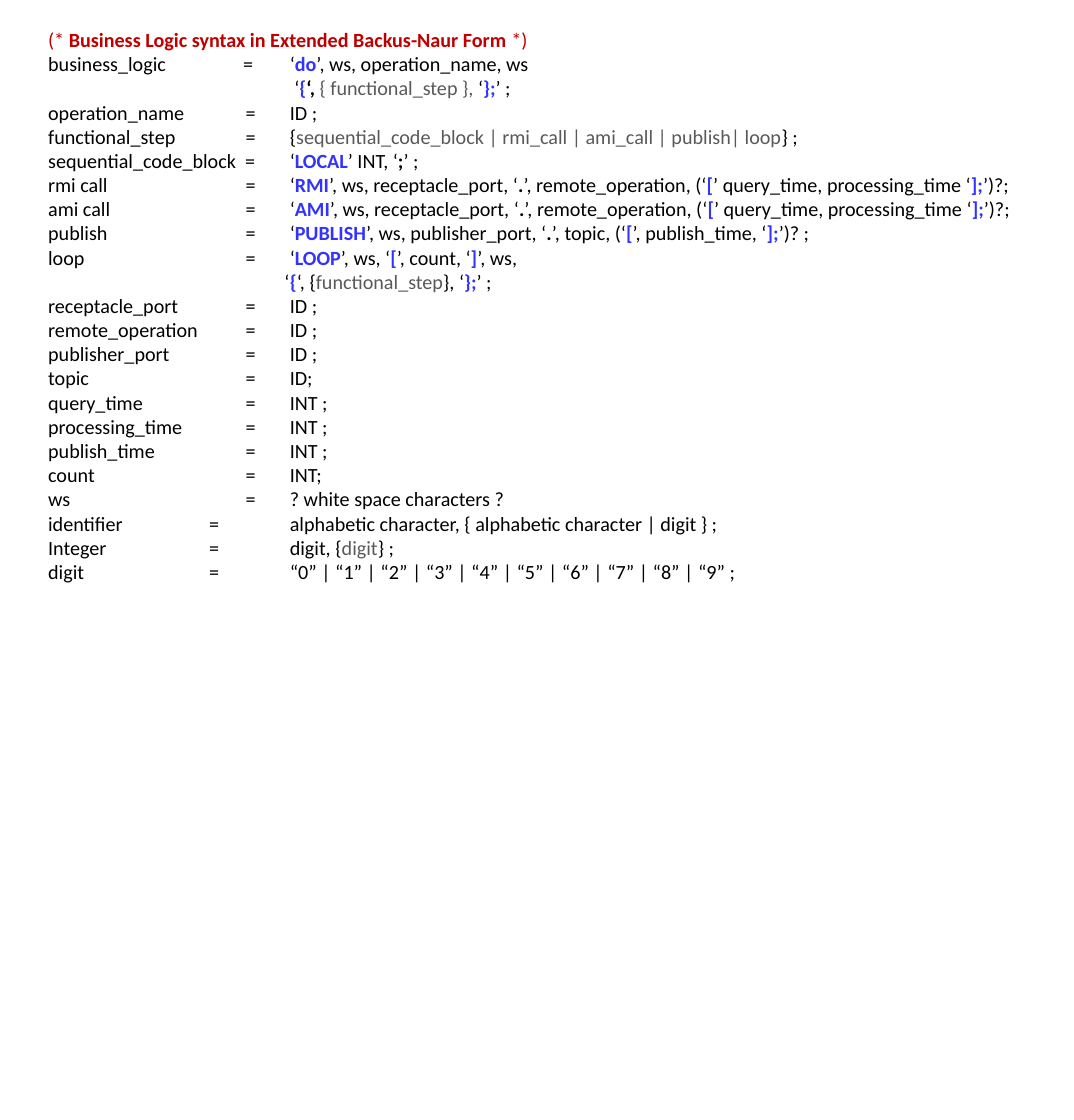
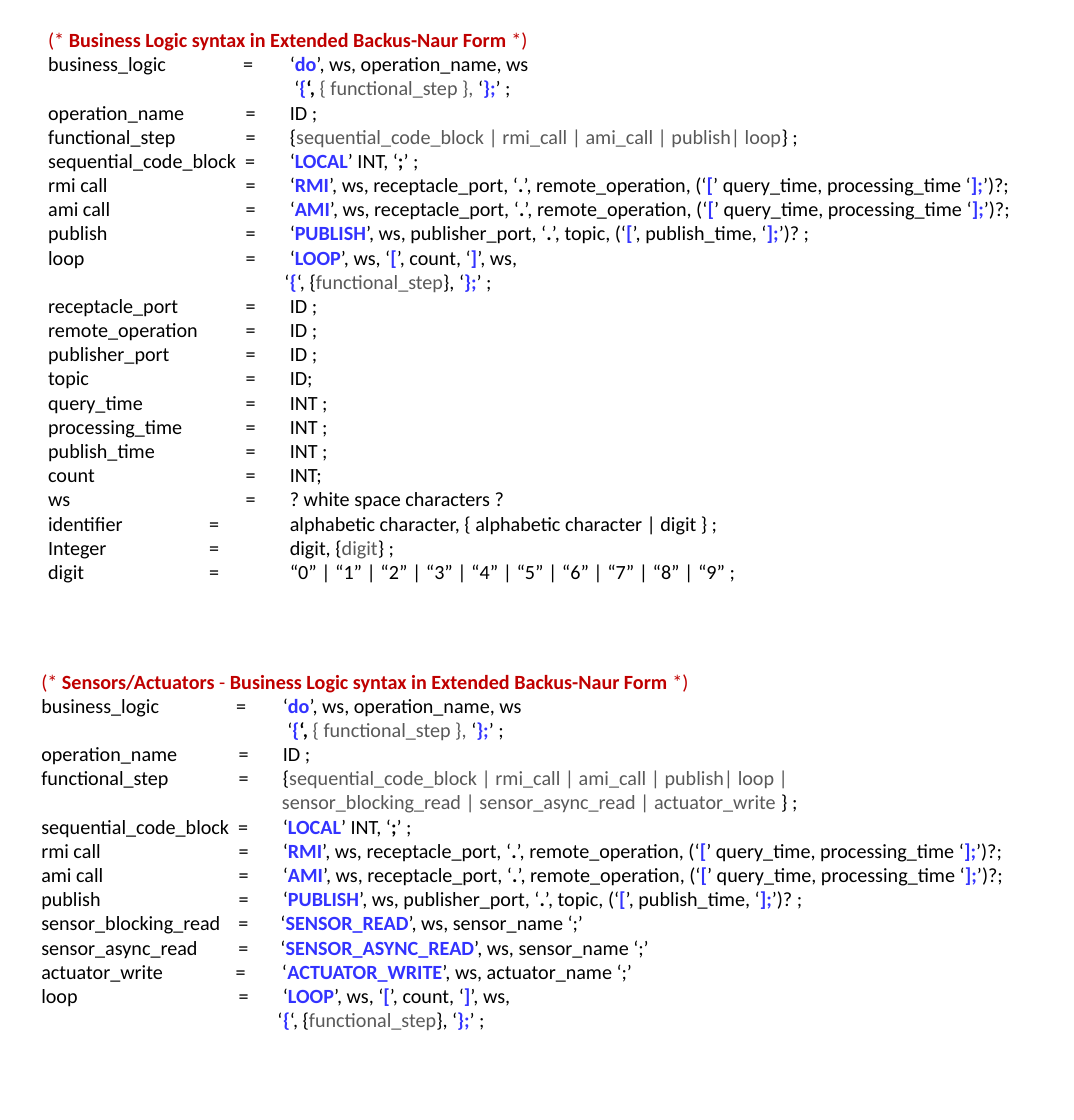
Before and after one commit to p-ranav/phd-dissertation, a slide deck: slide 2 of src/publications/TEX/SEUS-2015/figs/business_logic_ebnf.pptx. Drawn at 1074x1120 pixels with LibreOffice and Linux fonts; fonts in the diff are those of the drawing. Boxes give left, top, right and bottom in pixels: in the first picture for what was removed or moved away, otherwise in the second. Text is boxed around its words. In the diff, an @@ line names an element or a change of style, - is before the commit and + after.

Commit message:
Updated sensor, actuator modeling writeup

```diff
--- a/src/publications/TEX/SEUS-2015/figs/business_logic_ebnf.pptx
+++ b/src/publications/TEX/SEUS-2015/figs/business_logic_ebnf.pptx
@@ text added at <box>41,675,955,1030</box>, 18 pt, text #000000 @@
+(* Sensors/Actuators - Business Logic syntax in Extended Backus-Naur Form *)
+business_logic = ‘do’, ws, operation_name, ws
+‘{‘, { functional_step }, ‘};’ ;
+operation_name = ID ;
+functional_step = {sequential_code_block | rmi_call | ami_call | publish| loop |
+sensor_blocking_read | sensor_async_read | actuator_write } ;
+sequential_code_block = ‘LOCAL’ INT, ‘;’ ;
+rmi call = ‘RMI’, ws, receptacle_port, ‘.’, remote_operation, (‘[’ query_time, processing_time ‘];’)?;
+ami call = ‘AMI’, ws, receptacle_port, ‘.’, remote_operation, (‘[’ query_time, processing_time ‘];’)?;
+publish = ‘PUBLISH’, ws, publisher_port, ‘.’, topic, (‘[’, publish_time, ‘];’)? ;
+sensor_blocking_read = ‘SENSOR_READ’, ws, sensor_name ‘;’
+sensor_async_read = ‘SENSOR_ASYNC_READ’, ws, sensor_name ‘;’
+actuator_write = ‘ACTUATOR_WRITE’, ws, actuator_name ‘;’
+loop = ‘LOOP’, ws, ‘[’, count, ‘]’, ws,
+‘{‘, {functional_step}, ‘};’ ;
```
Also in this commit, not shown: 52 other files.
